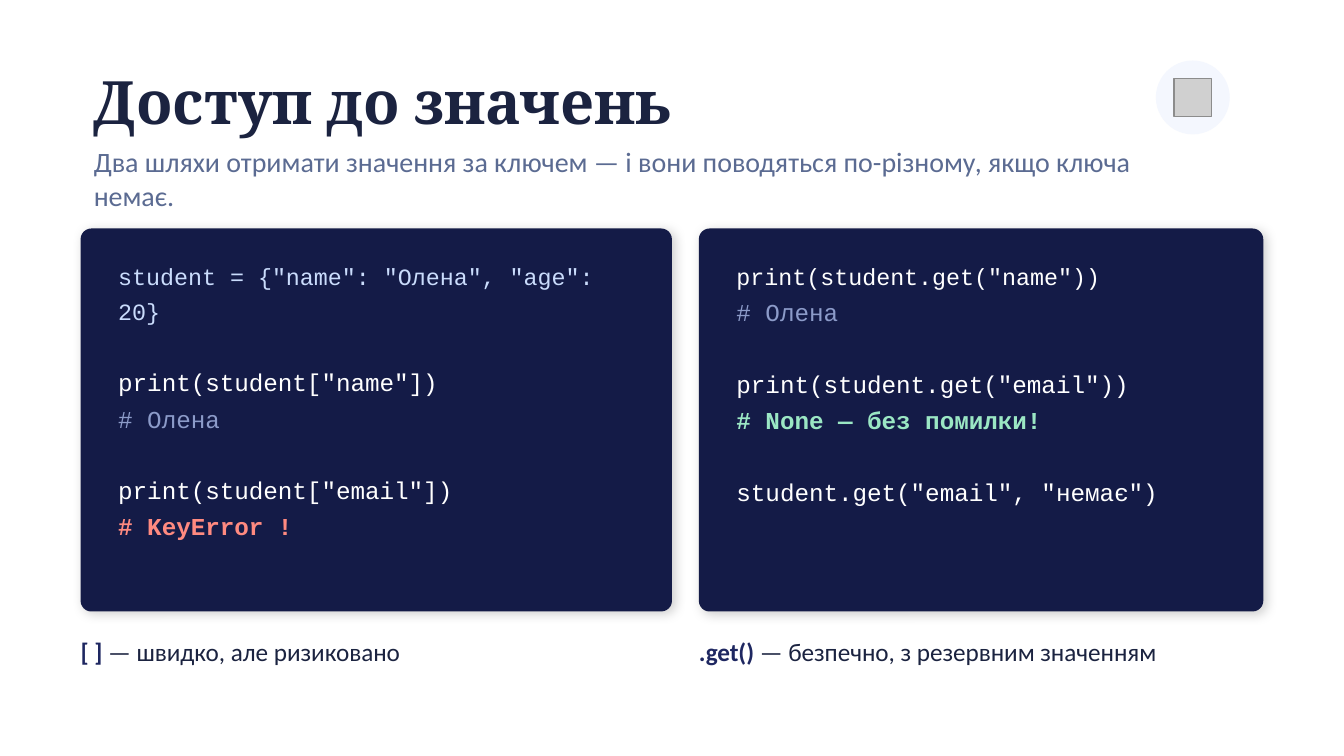
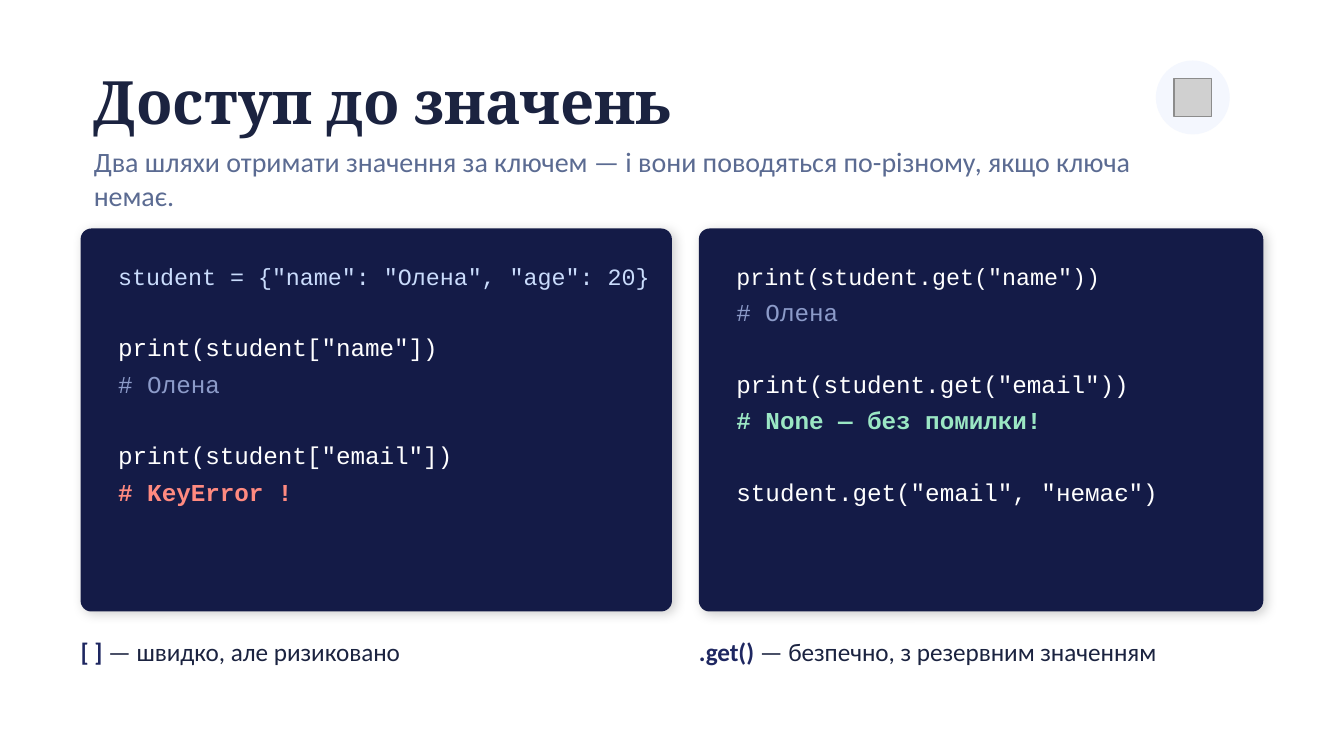
Before and after one commit to dmitriy-shtefan/python-course, a slide deck: slide 4 of заняття_15/Словники_в_Python.pptx. Drawn at 1344x756 pixels with LibreOffice and Linux fonts; fonts in the diff are those of the drawing; grey boxes stand for pictures. Boxes give left, top, right and bottom in pixels: in the first picture for what was removed or moved away, otherwise in the second. Text is boxed around its words. In the diff, an @@ line names an element or a change of style, - is before the commit and + after.

```diff
--- a/заняття_15/Словники_в_Python.pptx
+++ b/заняття_15/Словники_в_Python.pptx
@@ text "student = {"name": "Олена", "age": ..." rewrapped from bbox=[118, 268, 594, 540] to bbox=[118, 268, 650, 506] @@
```
Also in this commit, not shown: 1 other file.
